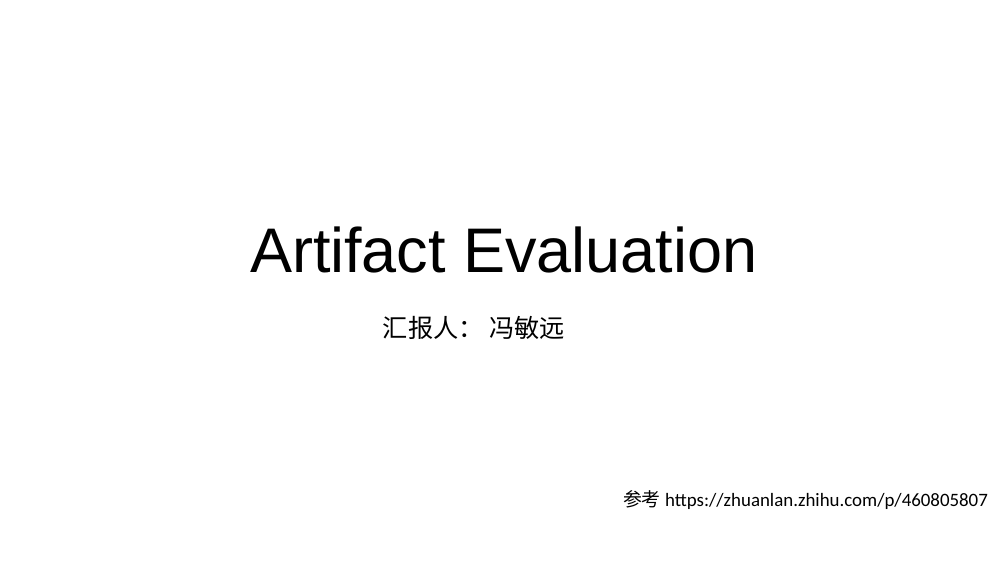
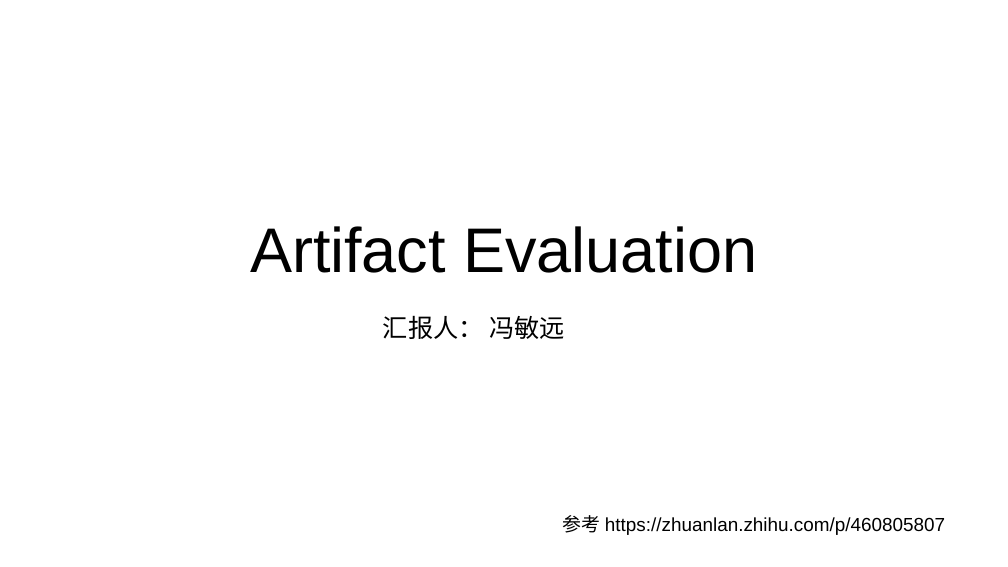
Before and after one commit to fmy-fly/Pre-ppt, a slide deck: slide 1 of AE介绍.pptx. Drawn at 1008x567 pixels with LibreOffice and Linux fonts; fonts in the diff are those of the drawing. Boxes give left, top, right and bottom in pixels: in the first picture for what was removed or moved away, otherwise in the second. Text is boxed around its words. In the diff, an @@ line names an element or a change of style, - is before the commit and + after.

```diff
--- a/AE介绍.pptx
+++ b/AE介绍.pptx
@@ text "参考 https://zhuanlan.zhihu.com/p/460805807": place and size @@
-text "参考 https://zhuanlan.zhihu.com/p/460805807" at <box>623,490,988,509</box>
+text "参考 https://zhuanlan.zhihu.com/p/460805807" at <box>563,515,945,535</box>
@@ text "参考 https://zhuanlan.zhihu.com/p/460805807" at <box>563,515,945,535</box>: font Calibri to Arial @@
```
Also in this commit, not shown: 18 other slides changed, 2 slides added, 1 slide removed.
